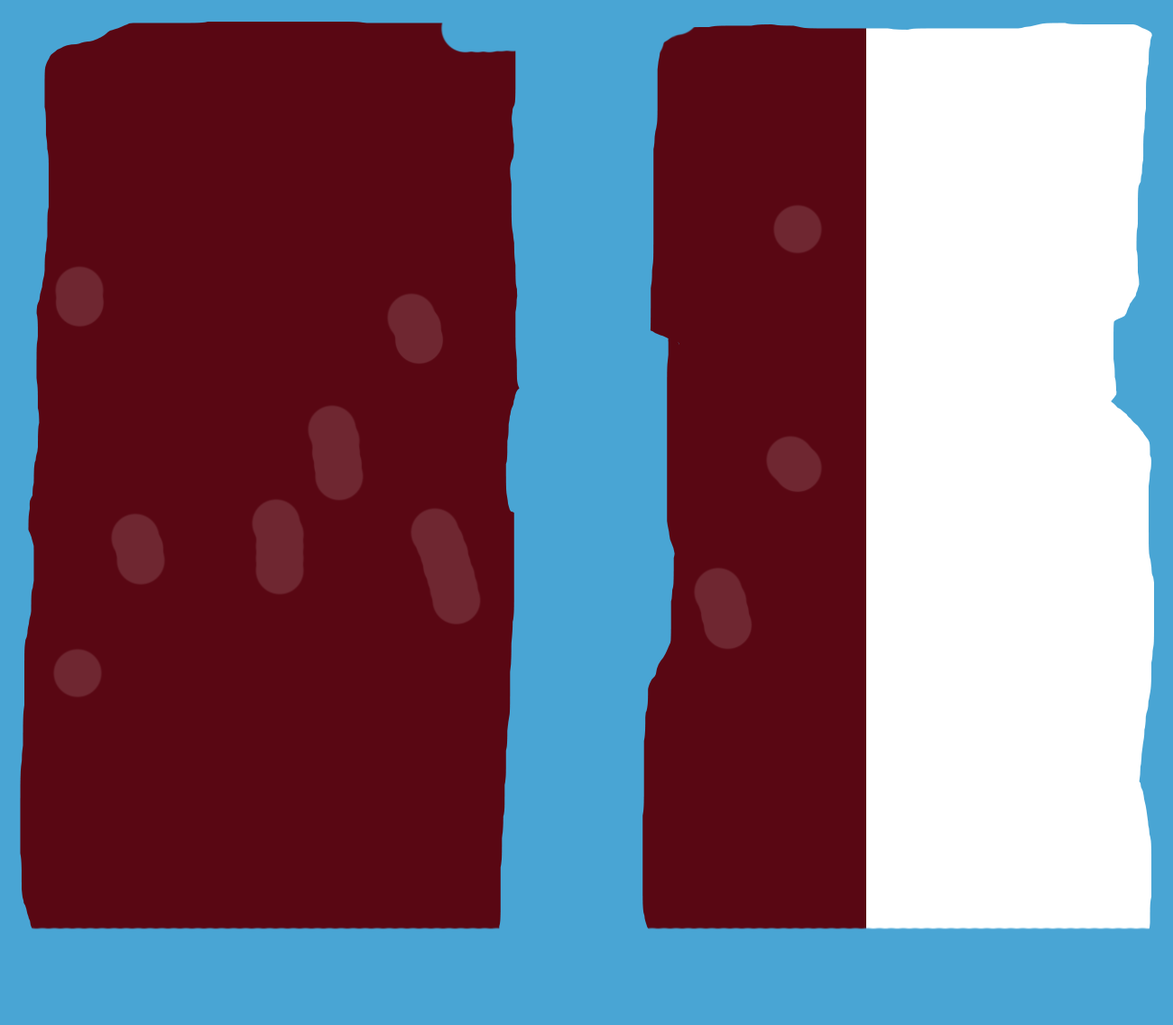
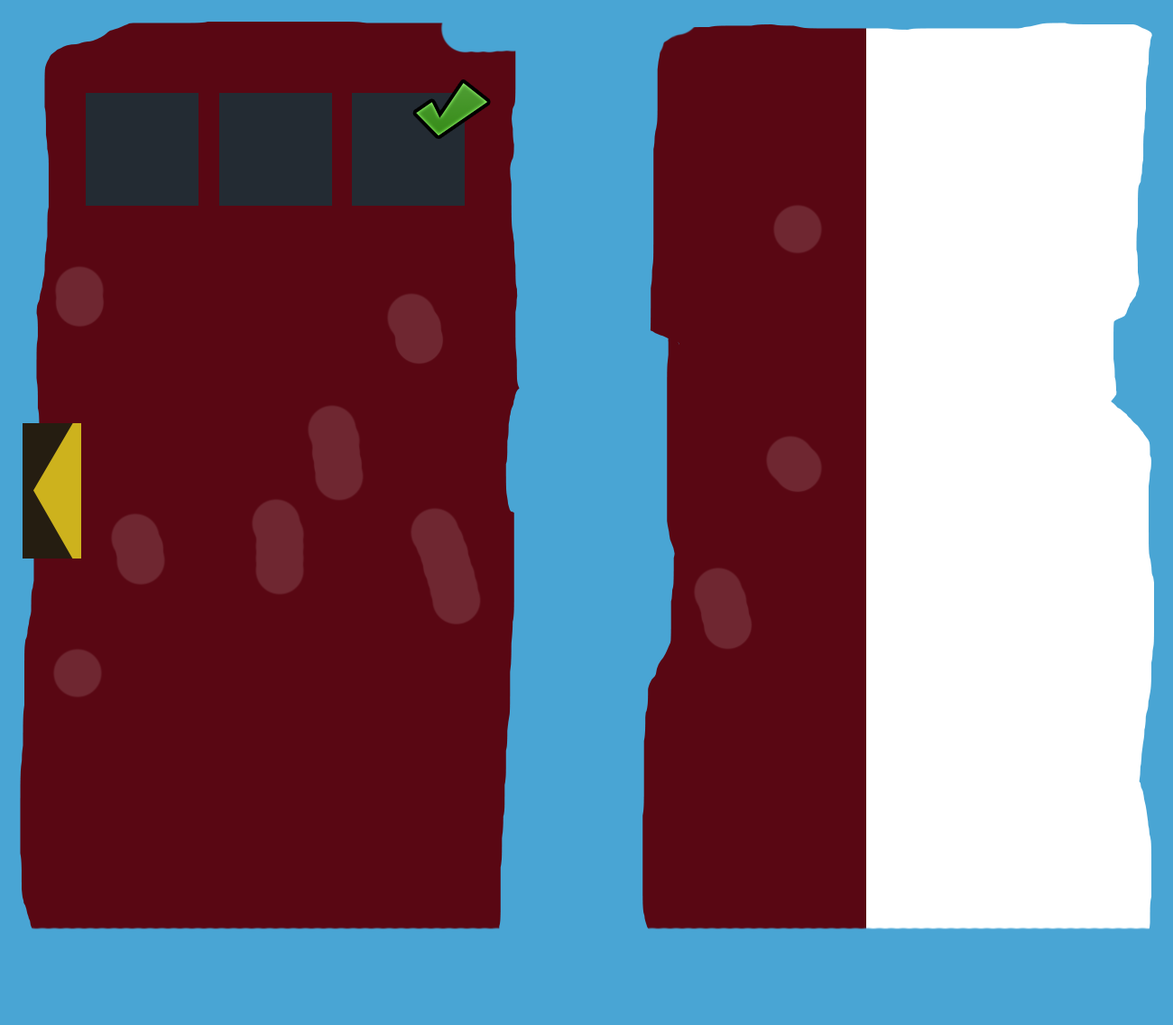
Layered file, before and after one edit (1173 × 1025). Changes by layer:
added layer "Layer 10" above "Layer 11" over [416, 82, 488, 136]
added layer "Layer 11" above "Layer 9" over [22, 423, 82, 559]
added layer "Layer 9" above "Layer 5" over [85, 92, 465, 206]
